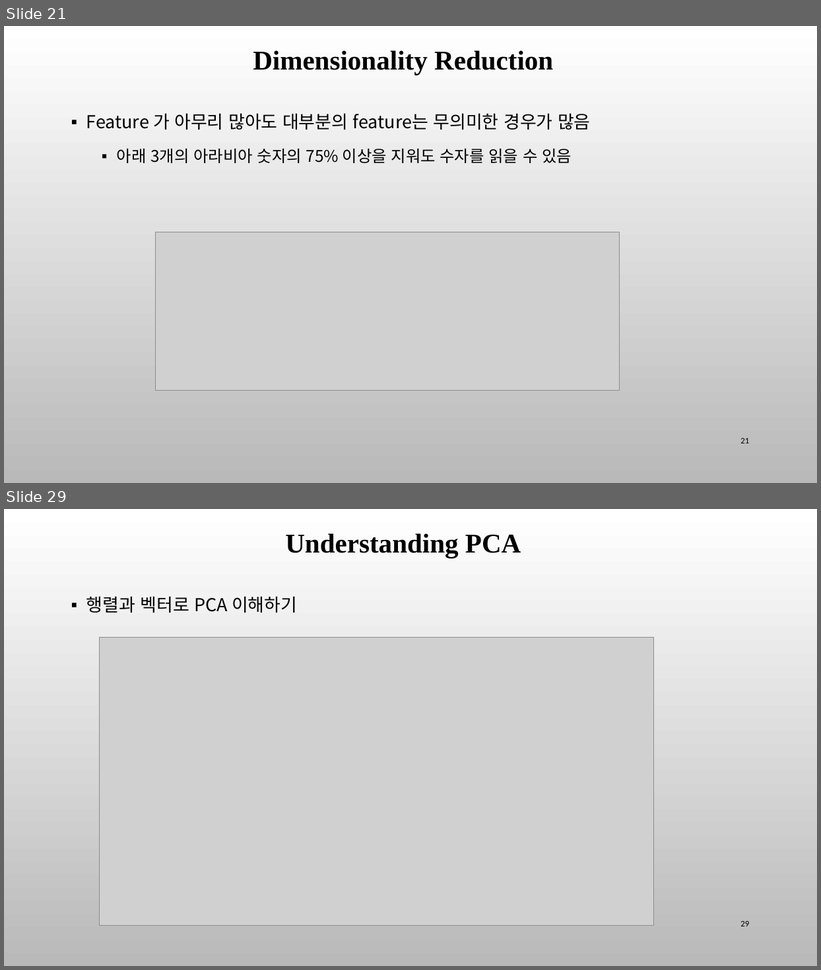
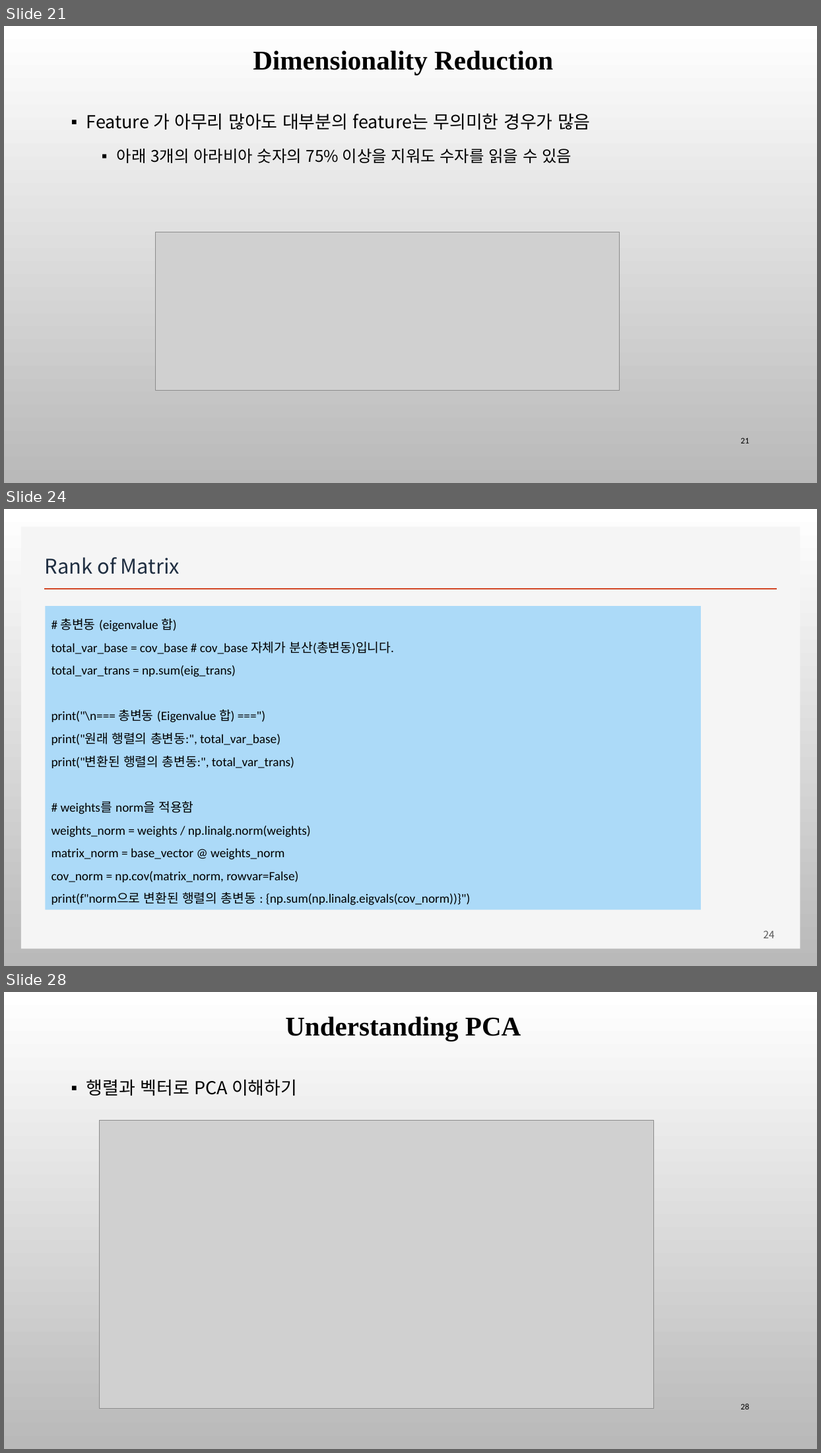
Before and after one commit to ancestor9/mathematics-for-machine-learning, a slide deck: Linear_Algebra/w5_PCA_linear_transformation.pptx. Shown one above the other, each under a label of ours: slides 21 and 29 before the commit, slides 21, 24 and 28 after it; the slides between them are not shown. The pictures are 821x970 and 821x1453 pixels, drawn with LibreOffice and Linux fonts; fonts in the diff are those of the drawing; grey boxes stand for pictures; background and template pictures are left out. Boxes give left, top, right and bottom in pixels: in the first picture for what was removed or moved away, otherwise in the second. Text is boxed around its words. In the diff, an @@ line names an element or a change of style, - is before the commit and + after.

```diff
--- a/Linear_Algebra/w5_PCA_linear_transformation.pptx
+++ b/Linear_Algebra/w5_PCA_linear_transformation.pptx
@@ slide 24 added at bbox=[4, 509, 817, 966], background picture (left out) @@
@@ rectangle added at bbox=[21, 527, 801, 949], fill #F5F5F5 @@
@@ title added at bbox=[45, 557, 180, 574], 24 pt, text #1F2E41 @@
+Rank of Matrix
@@ line added from (44, 589) to (777, 589), #D24726 2 pt @@
@@ rectangle added at bbox=[46, 606, 701, 910], fill #ACDAF8, 15 pt, text #000000 @@
+# 총변동 (eigenvalue 합)
+total_var_base = cov_base # cov_base 자체가 분산(총변동)입니다.
+total_var_trans = np.sum(eig_trans)
+print("\n=== 총변동 (Eigenvalue 합) ===")
+print("원래 행렬의 총변동:", total_var_base)
+print("변환된 행렬의 총변동:", total_var_trans)
+# weights를 norm을 적용함
+weights_norm = weights / np.linalg.norm(weights)
+matrix_norm = base_vector @ weights_norm
+cov_norm = np.cov(matrix_norm, rowvar=False)
+print(f"norm으로 변환된 행렬의 총변동 : {np.sum(np.linalg.eigvals(cov_norm))}")
@@ page number added at bbox=[764, 931, 775, 939], 12 pt, text #595959 @@
+24
@@ what was slide 29 is now slide 28 @@
@@ page number at bbox=[741, 1404, 749, 1410]: text changed @@
-29
+28
```
Also in this commit, not shown: 6 other slides added, 1 other file.
